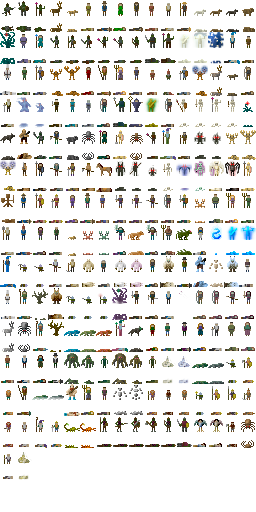
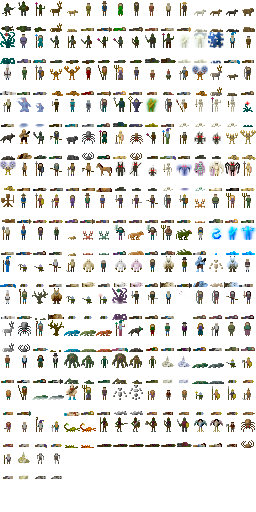
Revision of a layered 256px x 512px image; what changed, layer by layer:
painted on "Background" over (x1=35, y1=453, x2=62, y2=479)
